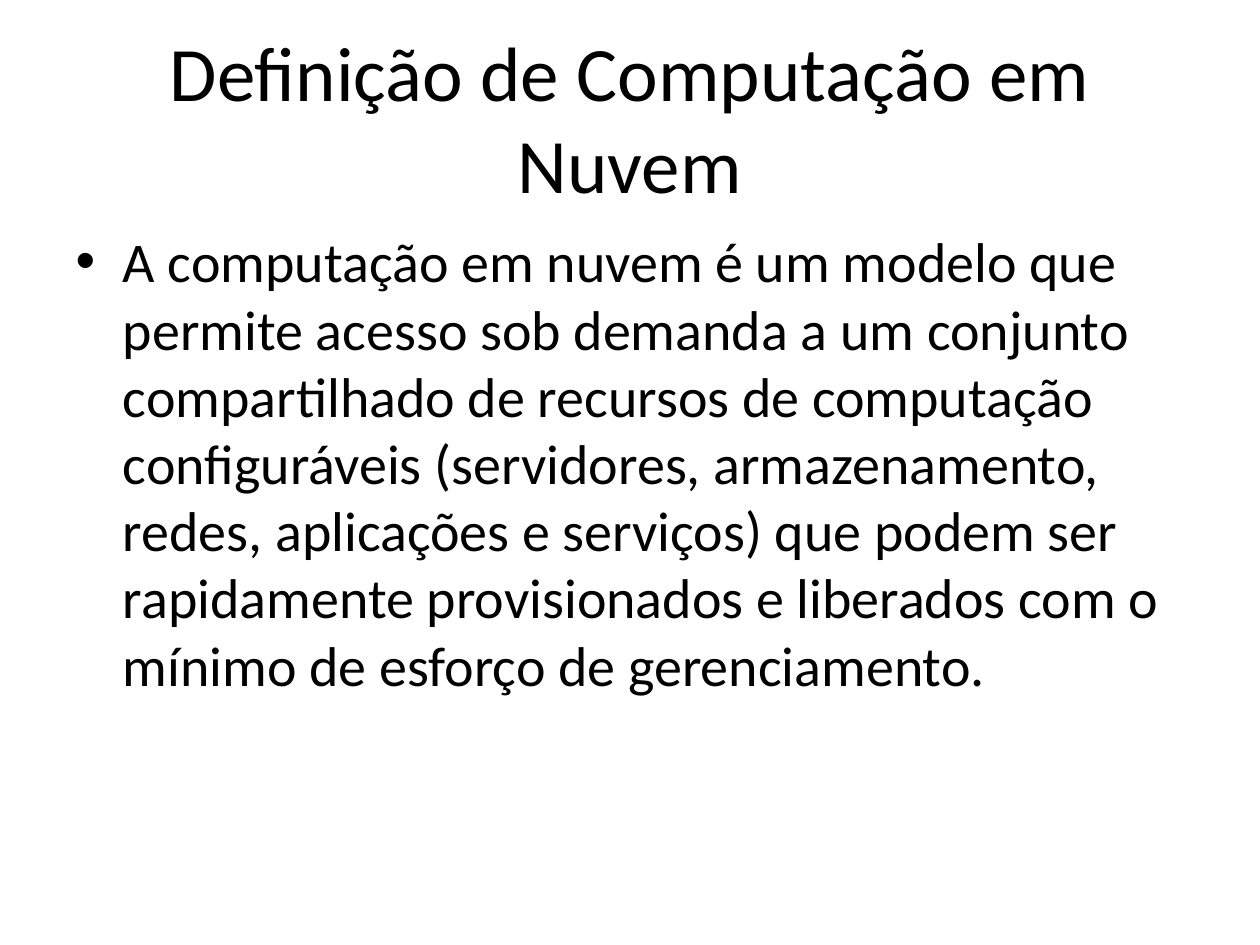
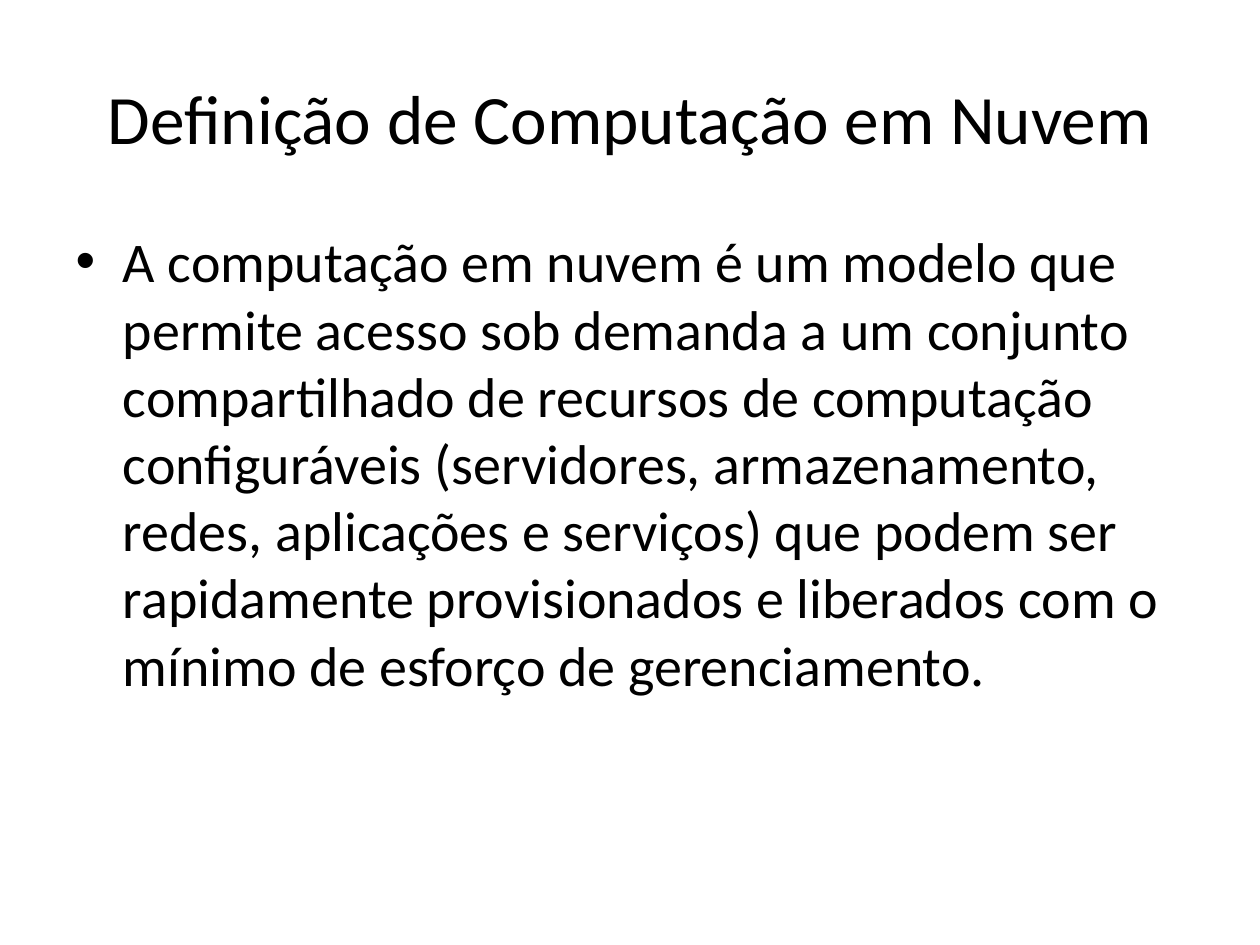
Before and after one commit to gitandreihirata/Aula-de-Computacao-Nuvem, a slide deck: slide 2 of Conceitos_Computacao_Nuvem_Completo.pptx. Drawn at 1260x945 pixels with LibreOffice and Linux fonts; fonts in the diff are those of the drawing. Boxes give left, top, right and bottom in pixels: in the first picture for what was removed or moved away, otherwise in the second. Text is boxed around its words. In the diff, an @@ line names an element or a change of style, - is before the commit and + after.

```diff
--- a/Conceitos_Computacao_Nuvem_Completo.pptx
+++ b/Conceitos_Computacao_Nuvem_Completo.pptx
@@ title "Definição de Computação em Nuvem" at (108, 96, 1151, 156): size 44 to 39.6 pt @@
```
Also in this commit, not shown: 4 other slides changed, 3 other files.
